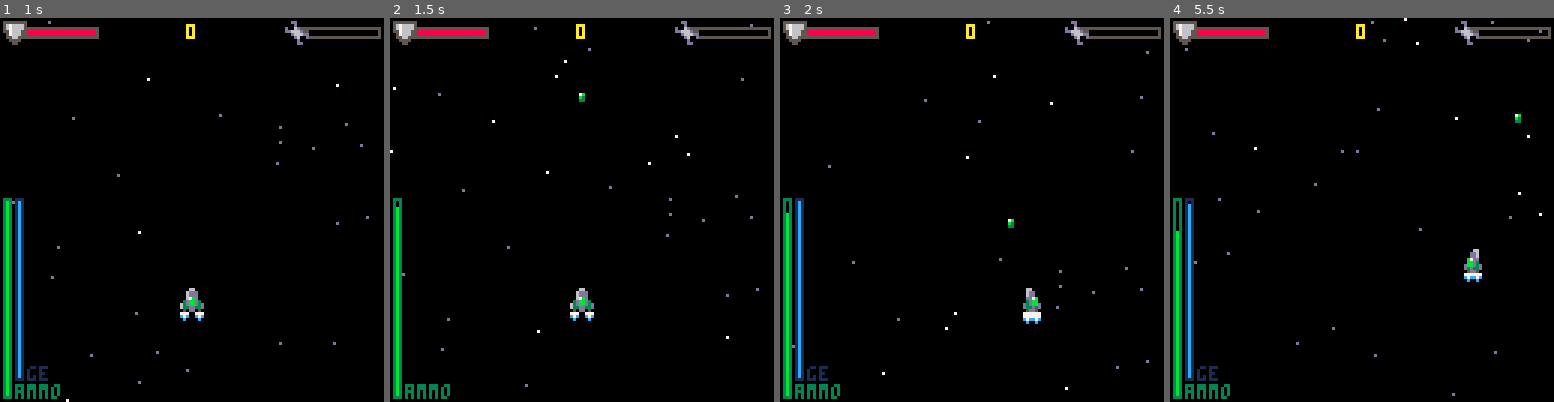
Above: before the commit, frames 1-4 (left to right).
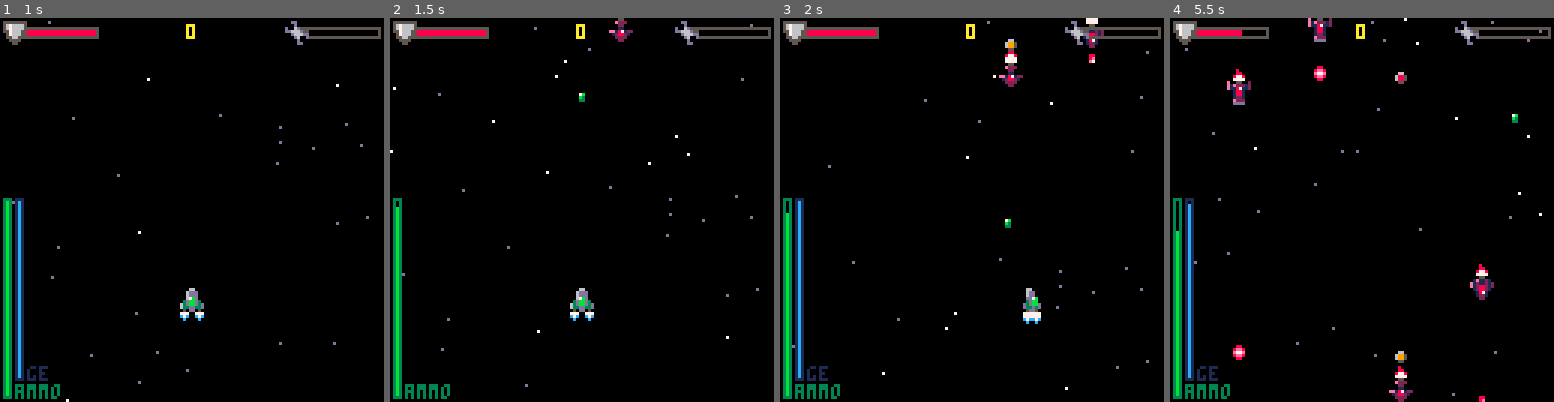
Above: after the commit, the same moments.

Repository: Sreaz0ne/the-recycler-p8
Game: PICO-8 cartridge the_recycler.p8
The game is run twice, just before and just after one commit, with the same random seed, the same clock (stepped at 60 frames per second) and the same inputs.
Inputs:
- Up to frame 1 (1 s): tap X (X key) at 0.33 s; tap O (Z key) at 0.7 s
- Up to frame 2 (1.5 s): tap X (X key) at 1.07 s
- Up to frame 3 (2 s): hold Right from 1.6 s (still down); tap O (Z key) at 1.7 s; tap X (X key) at 1.85 s
- Up to frame 4 (5.5 s): release Right at 2.1 s; tap O (Z key) every 0.4 s from 2.1 to 5.3 s; hold Up 2.15-2.42 s; hold Right 2.47-3.03 s; tap X (X key) at 2.97, 4.08, 5.2 s; hold Left 3.08-3.58 s; hold Down 3.63-3.97 s; hold Right 4.02-4.68 s; hold Up 4.73-5.03 s; hold Left from 5.08 s (still down)

Frame 1 is identical in both runs. In frame 2, 0.2% of the frame differs, in the area x 57-64%, y 0-7%; in frame 3, 0.6%; in frame 4, 1.9%, in the area x 14-92%, y 0-100%.

Commit message:
Some balancing to make the game more dynamic

Diff:
--- a/the_recycler.p8
+++ b/the_recycler.p8
@@ -260,8 +260,8 @@
 	plyr={
 		x=60,
 		y=90,
-		speed=1,
-		vspeed=0.50,
+		speed=1.25,
+		vspeed=0.40,
 		nspeed=0.95,
 		hp=3,
 		hpmax=3,
@@ -406,7 +406,7 @@
 			box={x1=0,x2=7,y1=0,y2=7},
 			flamespr=24,
 			flsh=0,
-			firerate=flr(rnd(201))+100,
+			firerate=flr(rnd(151))+100,
 			timetosht=flr(rnd(51))+50,
 			speed,hp,scre=0,0,0,
 			sprt=nil,
@@ -415,7 +415,7 @@
 	local r=flr(rnd(100))
 	if r>=0
 	and r<40 then
-		e.speed=0.3
+		e.speed=0.4
 		e.hp=2+dffclty.e_hp
 		e.sprt=32
 		e.scre=25
@@ -427,7 +427,7 @@
 		})
 	elseif r>=40
 	and r<65 then
-		e.speed=0.2
+		e.speed=0.3
 		e.hp=3+dffclty.e_hp
 		e.sprt=33
 		e.scre=50
@@ -443,7 +443,7 @@
 		})
  elseif r>=65
 	and r<85 then
-		e.speed=0.1
+		e.speed=0.2
 		e.hp=4+dffclty.e_hp
 		e.sprt=34
 		e.scre=100
@@ -551,7 +551,7 @@
 			btype="e",
 			sprt=49,
 			box={x1=3,x2=4,y1=5,y2=7},
-			speed=0.65,
+			speed=1.05,
 			ammo=4,
 			angl=0
 		}
@@ -560,7 +560,7 @@
 			btype="e",
 			sprt=54,
 			box={x1=2,x2=5,y1=4,y2=7},
-			speed=0.75,
+			speed=1.15,
 			ammo=8,
 			angl=0
 		}
@@ -579,7 +579,7 @@
 			btype="e",
 			sprt=56,
 			box={x1=2,x2=5,y1=2,y2=5},
-			speed=0.65,
+			speed=1.05,
 			ammo=2
 		}
 	end
@@ -1253,7 +1253,7 @@
 	crrent_wrnng_time=0
 	dffclty={
 		e_spwn_time=600,
-		e_per_wave=2,
+		e_per_wave=4,
 		e_hp=0,
 		e_dmg=0
 	}
